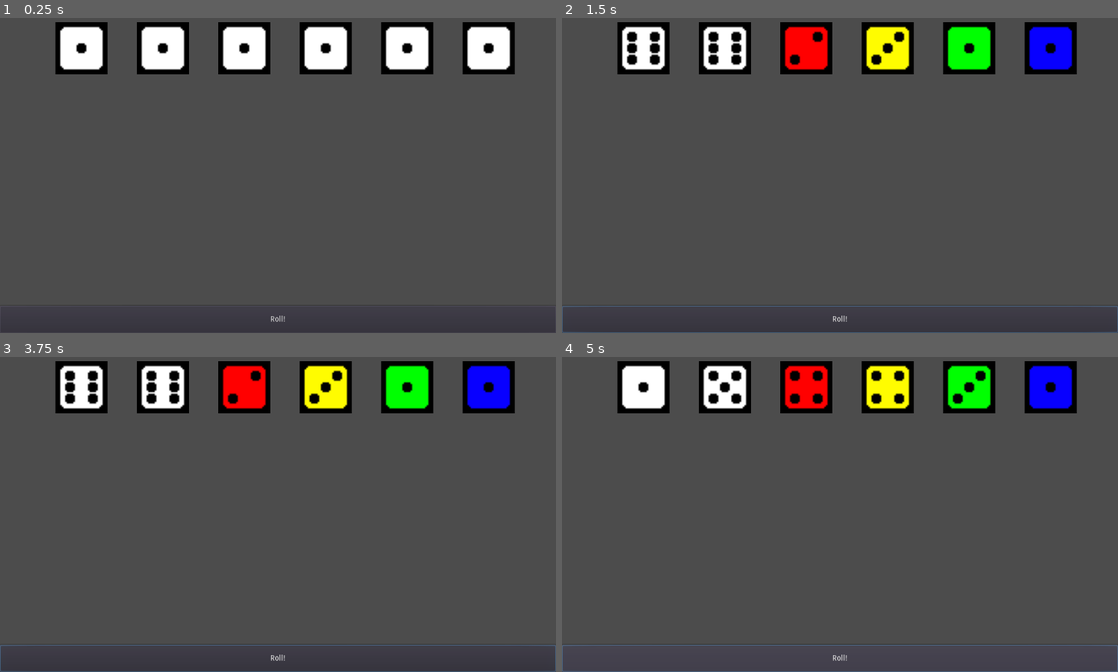
Above: before the commit, frames 1-4 (two rows, left to right).
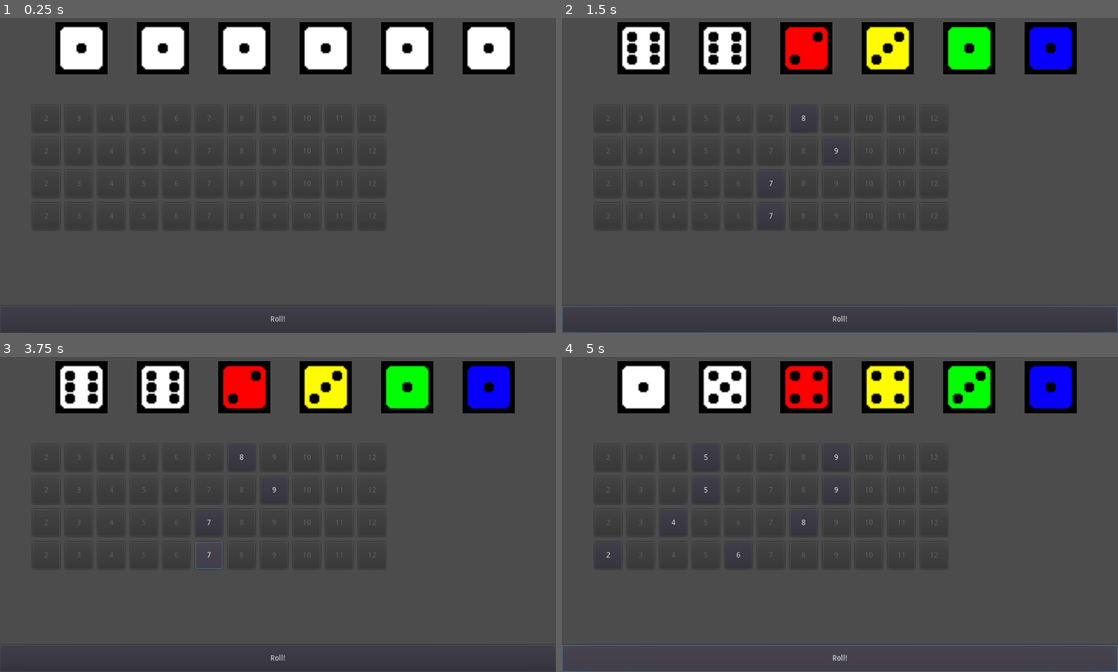
Above: after the commit, the same moments.

Repository: hamzasclone2/qwixxLike
Game: Godot game, scene res://Game.tscn
Two runs of this game, one before a commit and one after it. Both use one fixed random seed, a clock stepped at 60 frames per second and the inputs below. The project has no main scene, so this scene is started directly.
Inputs (mouse positions are in pixels of both pictures, inside the frame that each line leads up to):
- Up to frame 1 (0.25 s): no input
- Up to frame 2 (1.5 s): click "Roll!" at 0.5 s; click (801, 118) at 1.25 s, where only the run after the commit has a clickable "8"
- Up to frame 3 (3.75 s): click (272, 489) at 2 s, where only the run after the commit has a clickable "9"; click (211, 523) at 2.75 s, where only the run after the commit has a clickable "7"; click (211, 555) at 3.5 s, where only the run after the commit has a clickable "7"
- Up to frame 4 (5 s): click "Roll!" at 4.25 s

The runs differ from the first frame. In frame 2, less than 0.1% of the frame differs, in the area x 35-52%, y 30-68%; in frame 3, 0.6%, in the area x 0-100%, y 30-100%; in frame 4, 0.1%.

Commit message:
added buttons on main screen

Diff:
--- a/Game.gd
+++ b/Game.gd
@@ -18,10 +18,20 @@
 var greenDieNum
 var blueDieNum
 
+var redArray = [0, 0, 0, 0, 0, 0, 0, 0, 0, 0, 0, 0, 0]
+var yellowArray = [0, 0, 0, 0, 0, 0, 0, 0, 0, 0, 0, 0, 0]
+var greenArray = [0, 0, 0, 0, 0, 0, 0, 0, 0, 0, 0, 0, 0]
+var blueArray = [0, 0, 0, 0, 0, 0, 0, 0, 0, 0, 0, 0, 0]
+
 func _ready():
 	pass
 
 func rollAll():
+	redArray = [0, 0, 0, 0, 0, 0, 0, 0, 0, 0, 0, 0, 0]
+	yellowArray = [0, 0, 0, 0, 0, 0, 0, 0, 0, 0, 0, 0, 0]
+	greenArray = [0, 0, 0, 0, 0, 0, 0, 0, 0, 0, 0, 0, 0]
+	blueArray = [0, 0, 0, 0, 0, 0, 0, 0, 0, 0, 0, 0, 0]
+
 	rng.randomize()
 
 	whiteDie1Num = rng.randi_range(1, 6)
@@ -58,11 +68,6 @@
 	print("Blue: ", possibleBlue1)
 	print("Blue: ", possibleBlue2)
 
-	var redArray = [0, 0, 0, 0, 0, 0, 0, 0, 0, 0, 0, 0, 0]
-	var yellowArray = [0, 0, 0, 0, 0, 0, 0, 0, 0, 0, 0, 0, 0]
-	var greenArray = [0, 0, 0, 0, 0, 0, 0, 0, 0, 0, 0, 0, 0]
-	var blueArray = [0, 0, 0, 0, 0, 0, 0, 0, 0, 0, 0, 0, 0]
-
 	redArray[possibleRed1] = 1
 	redArray[possibleRed2] = 1
 	yellowArray[possibleYellow1] = 1
@@ -71,6 +76,8 @@
 	greenArray[possibleGreen2] = 1
 	blueArray[possibleBlue1] = 1
 	blueArray[possibleBlue2] = 1
+
+	checkScoreSheet()
 
 	print(redArray)
 	print(yellowArray)
@@ -95,3 +102,33 @@
 
 func _on_rollButton_button_up():
 	rollAll()
+
+func checkScoreSheet():
+	for i in range(2, 13):
+		var red = "Control/RedScores/Red" + str(i)
+		var yellow = "Control/YellowScores/Yellow" + str(i)
+		var green = "Control/GreenScores/Green" + str(i)
+		var blue = "Control/BlueScores/Blue" + str(i)
+		var redNode = get_node(red)
+		var yellowNode = get_node(yellow)
+		var greenNode = get_node(green)
+		var blueNode = get_node(blue)
+		if(redArray[i] == 1):
+			redNode.disabled = false
+		else:
+			redNode.disabled = true
+
+		if(yellowArray[i] == 1):
+			yellowNode.disabled = false
+		else:
+			yellowNode.disabled = true
+
+		if(greenArray[i] == 1):
+			greenNode.disabled = false
+		else:
+			greenNode.disabled = true
+
+		if(blueArray[i] == 1):
+			blueNode.disabled = false
+		else:
+			blueNode.disabled = true
--- a/Game.tscn
+++ b/Game.tscn
@@ -9,6 +9,9 @@
 [node name="Control" type="Control" parent="."]
 anchor_right = 1.0
 anchor_bottom = 1.0
+__meta__ = {
+"_edit_use_anchors_": false
+}
 
 [node name="whiteDie1" type="Sprite" parent="Control"]
 scale = Vector2( 3, 3 )
@@ -39,6 +42,524 @@
 scale = Vector2( 3, 3 )
 texture = ExtResource( 2 )
 offset = Vector2( 300, 25 )
+
+[node name="RedScores" type="Control" parent="Control"]
+anchor_right = 1.0
+anchor_bottom = 1.0
+__meta__ = {
+"_edit_use_anchors_": false
+}
+
+[node name="Red2" type="Button" parent="Control/RedScores"]
+margin_left = 60.0
+margin_top = 180.0
+margin_right = 110.0
+margin_bottom = 230.0
+disabled = true
+text = "2"
+__meta__ = {
+"_edit_use_anchors_": false
+}
+
+[node name="Red3" type="Button" parent="Control/RedScores"]
+margin_left = 120.0
+margin_top = 180.0
+margin_right = 170.0
+margin_bottom = 230.0
+disabled = true
+text = "3"
+__meta__ = {
+"_edit_use_anchors_": false
+}
+
+[node name="Red4" type="Button" parent="Control/RedScores"]
+margin_left = 180.0
+margin_top = 180.0
+margin_right = 230.0
+margin_bottom = 230.0
+disabled = true
+text = "4"
+__meta__ = {
+"_edit_use_anchors_": false
+}
+
+[node name="Red5" type="Button" parent="Control/RedScores"]
+margin_left = 240.0
+margin_top = 180.0
+margin_right = 290.0
+margin_bottom = 230.0
+disabled = true
+text = "5"
+__meta__ = {
+"_edit_use_anchors_": false
+}
+
+[node name="Red6" type="Button" parent="Control/RedScores"]
+margin_left = 300.0
+margin_top = 180.0
+margin_right = 350.0
+margin_bottom = 230.0
+disabled = true
+text = "6"
+__meta__ = {
+"_edit_use_anchors_": false
+}
+
+[node name="Red7" type="Button" parent="Control/RedScores"]
+margin_left = 360.0
+margin_top = 180.0
+margin_right = 410.0
+margin_bottom = 230.0
+disabled = true
+text = "7"
+__meta__ = {
+"_edit_use_anchors_": false
+}
+
+[node name="Red8" type="Button" parent="Control/RedScores"]
+margin_left = 420.0
+margin_top = 180.0
+margin_right = 470.0
+margin_bottom = 230.0
+disabled = true
+text = "8"
+__meta__ = {
+"_edit_use_anchors_": false
+}
+
+[node name="Red9" type="Button" parent="Control/RedScores"]
+margin_left = 480.0
+margin_top = 180.0
+margin_right = 530.0
+margin_bottom = 230.0
+disabled = true
+text = "9"
+__meta__ = {
+"_edit_use_anchors_": false
+}
+
+[node name="Red10" type="Button" parent="Control/RedScores"]
+margin_left = 540.0
+margin_top = 180.0
+margin_right = 590.0
+margin_bottom = 230.0
+disabled = true
+text = "10"
+__meta__ = {
+"_edit_use_anchors_": false
+}
+
+[node name="Red11" type="Button" parent="Control/RedScores"]
+margin_left = 600.0
+margin_top = 180.0
+margin_right = 650.0
+margin_bottom = 230.0
+disabled = true
+text = "11"
+__meta__ = {
+"_edit_use_anchors_": false
+}
+
+[node name="Red12" type="Button" parent="Control/RedScores"]
+margin_left = 660.0
+margin_top = 180.0
+margin_right = 710.0
+margin_bottom = 230.0
+disabled = true
+text = "12"
+__meta__ = {
+"_edit_use_anchors_": false
+}
+
+[node name="YellowScores" type="Control" parent="Control"]
+anchor_right = 1.0
+anchor_bottom = 1.0
+margin_top = 60.0
+margin_bottom = 60.0
+__meta__ = {
+"_edit_use_anchors_": false
+}
+
+[node name="Yellow2" type="Button" parent="Control/YellowScores"]
+margin_left = 60.0
+margin_top = 180.0
+margin_right = 110.0
+margin_bottom = 230.0
+disabled = true
+text = "2"
+__meta__ = {
+"_edit_use_anchors_": false
+}
+
+[node name="Yellow3" type="Button" parent="Control/YellowScores"]
+margin_left = 120.0
+margin_top = 180.0
+margin_right = 170.0
+margin_bottom = 230.0
+disabled = true
+text = "3"
+__meta__ = {
+"_edit_use_anchors_": false
+}
+
+[node name="Yellow4" type="Button" parent="Control/YellowScores"]
+margin_left = 180.0
+margin_top = 180.0
+margin_right = 230.0
+margin_bottom = 230.0
+disabled = true
+text = "4"
+__meta__ = {
+"_edit_use_anchors_": false
+}
+
+[node name="Yellow5" type="Button" parent="Control/YellowScores"]
+margin_left = 240.0
+margin_top = 180.0
+margin_right = 290.0
+margin_bottom = 230.0
+disabled = true
+text = "5"
+__meta__ = {
+"_edit_use_anchors_": false
+}
+
+[node name="Yellow6" type="Button" parent="Control/YellowScores"]
+margin_left = 300.0
+margin_top = 180.0
+margin_right = 350.0
+margin_bottom = 230.0
+disabled = true
+text = "6"
+__meta__ = {
+"_edit_use_anchors_": false
+}
+
+[node name="Yellow7" type="Button" parent="Control/YellowScores"]
+margin_left = 360.0
+margin_top = 180.0
+margin_right = 410.0
+margin_bottom = 230.0
+disabled = true
+text = "7"
+__meta__ = {
+"_edit_use_anchors_": false
+}
+
+[node name="Yellow8" type="Button" parent="Control/YellowScores"]
+margin_left = 420.0
+margin_top = 180.0
+margin_right = 470.0
+margin_bottom = 230.0
+disabled = true
+text = "8"
+__meta__ = {
+"_edit_use_anchors_": false
+}
+
+[node name="Yellow9" type="Button" parent="Control/YellowScores"]
+margin_left = 480.0
+margin_top = 180.0
+margin_right = 530.0
+margin_bottom = 230.0
+disabled = true
+text = "9"
+__meta__ = {
+"_edit_use_anchors_": false
+}
+
+[node name="Yellow10" type="Button" parent="Control/YellowScores"]
+margin_left = 540.0
+margin_top = 180.0
+margin_right = 590.0
+margin_bottom = 230.0
+disabled = true
+text = "10"
+__meta__ = {
+"_edit_use_anchors_": false
+}
+
+[node name="Yellow11" type="Button" parent="Control/YellowScores"]
+margin_left = 600.0
+margin_top = 180.0
+margin_right = 650.0
+margin_bottom = 230.0
+disabled = true
+text = "11"
+__meta__ = {
+"_edit_use_anchors_": false
+}
+
+[node name="Yellow12" type="Button" parent="Control/YellowScores"]
+margin_left = 660.0
+margin_top = 180.0
+margin_right = 710.0
+margin_bottom = 230.0
+disabled = true
+text = "12"
+__meta__ = {
+"_edit_use_anchors_": false
+}
+
+[node name="GreenScores" type="Control" parent="Control"]
+anchor_right = 1.0
+anchor_bottom = 1.0
+margin_top = 120.0
+margin_bottom = 120.0
+__meta__ = {
+"_edit_use_anchors_": false
+}
+
+[node name="Green2" type="Button" parent="Control/GreenScores"]
+margin_left = 60.0
+margin_top = 180.0
+margin_right = 110.0
+margin_bottom = 230.0
+disabled = true
+text = "2"
+__meta__ = {
+"_edit_use_anchors_": false
+}
+
+[node name="Green3" type="Button" parent="Control/GreenScores"]
+margin_left = 120.0
+margin_top = 180.0
+margin_right = 170.0
+margin_bottom = 230.0
+disabled = true
+text = "3"
+__meta__ = {
+"_edit_use_anchors_": false
+}
+
+[node name="Green4" type="Button" parent="Control/GreenScores"]
+margin_left = 180.0
+margin_top = 180.0
+margin_right = 230.0
+margin_bottom = 230.0
+disabled = true
+text = "4"
+__meta__ = {
+"_edit_use_anchors_": false
+}
+
+[node name="Green5" type="Button" parent="Control/GreenScores"]
+margin_left = 240.0
+margin_top = 180.0
+margin_right = 290.0
+margin_bottom = 230.0
+disabled = true
+text = "5"
+__meta__ = {
+"_edit_use_anchors_": false
+}
+
+[node name="Green6" type="Button" parent="Control/GreenScores"]
+margin_left = 300.0
+margin_top = 180.0
+margin_right = 350.0
+margin_bottom = 230.0
+disabled = true
+text = "6"
+__meta__ = {
+"_edit_use_anchors_": false
+}
+
+[node name="Green7" type="Button" parent="Control/GreenScores"]
+margin_left = 360.0
+margin_top = 180.0
+margin_right = 410.0
+margin_bottom = 230.0
+disabled = true
+text = "7"
+__meta__ = {
+"_edit_use_anchors_": false
+}
+
+[node name="Green8" type="Button" parent="Control/GreenScores"]
+margin_left = 420.0
+margin_top = 180.0
+margin_right = 470.0
+margin_bottom = 230.0
+disabled = true
+text = "8"
+__meta__ = {
+"_edit_use_anchors_": false
+}
+
+[node name="Green9" type="Button" parent="Control/GreenScores"]
+margin_left = 480.0
+margin_top = 180.0
+margin_right = 530.0
+margin_bottom = 230.0
+disabled = true
+text = "9"
+__meta__ = {
+"_edit_use_anchors_": false
+}
+
+[node name="Green10" type="Button" parent="Control/GreenScores"]
+margin_left = 540.0
+margin_top = 180.0
+margin_right = 590.0
+margin_bottom = 230.0
+disabled = true
+text = "10"
+__meta__ = {
+"_edit_use_anchors_": false
+}
+
+[node name="Green11" type="Button" parent="Control/GreenScores"]
+margin_left = 600.0
+margin_top = 180.0
+margin_right = 650.0
+margin_bottom = 230.0
+disabled = true
+text = "11"
+__meta__ = {
+"_edit_use_anchors_": false
+}
+
+[node name="Green12" type="Button" parent="Control/GreenScores"]
+margin_left = 660.0
+margin_top = 180.0
+margin_right = 710.0
+margin_bottom = 230.0
+disabled = true
+text = "12"
+__meta__ = {
+"_edit_use_anchors_": false
+}
+
+[node name="BlueScores" type="Control" parent="Control"]
+anchor_right = 1.0
+anchor_bottom = 1.0
+margin_top = 180.0
+margin_bottom = 180.0
+__meta__ = {
+"_edit_use_anchors_": false
+}
+
+[node name="Blue2" type="Button" parent="Control/BlueScores"]
+margin_left = 60.0
+margin_top = 180.0
+margin_right = 110.0
+margin_bottom = 230.0
+disabled = true
+text = "2"
+__meta__ = {
+"_edit_use_anchors_": false
+}
+
+[node name="Blue3" type="Button" parent="Control/BlueScores"]
+margin_left = 120.0
+margin_top = 180.0
+margin_right = 170.0
+margin_bottom = 230.0
+disabled = true
+text = "3"
+__meta__ = {
+"_edit_use_anchors_": false
+}
+
+[node name="Blue4" type="Button" parent="Control/BlueScores"]
+margin_left = 180.0
+margin_top = 180.0
+margin_right = 230.0
+margin_bottom = 230.0
+disabled = true
+text = "4"
+__meta__ = {
+"_edit_use_anchors_": false
+}
+
+[node name="Blue5" type="Button" parent="Control/BlueScores"]
+margin_left = 240.0
+margin_top = 180.0
+margin_right = 290.0
+margin_bottom = 230.0
+disabled = true
+text = "5"
+__meta__ = {
+"_edit_use_anchors_": false
+}
+
+[node name="Blue6" type="Button" parent="Control/BlueScores"]
+margin_left = 300.0
+margin_top = 180.0
+margin_right = 350.0
+margin_bottom = 230.0
+disabled = true
+text = "6"
+__meta__ = {
+"_edit_use_anchors_": false
+}
+
+[node name="Blue7" type="Button" parent="Control/BlueScores"]
+margin_left = 360.0
+margin_top = 180.0
+margin_right = 410.0
+margin_bottom = 230.0
+disabled = true
+text = "7"
+__meta__ = {
+"_edit_use_anchors_": false
+}
+
+[node name="Blue8" type="Button" parent="Control/BlueScores"]
+margin_left = 420.0
+margin_top = 180.0
+margin_right = 470.0
+margin_bottom = 230.0
+disabled = true
+text = "8"
+__meta__ = {
+"_edit_use_anchors_": false
+}
+
+[node name="Blue9" type="Button" parent="Control/BlueScores"]
+margin_left = 480.0
+margin_top = 180.0
+margin_right = 530.0
+margin_bottom = 230.0
+disabled = true
+text = "9"
+__meta__ = {
+"_edit_use_anchors_": false
+}
+
+[node name="Blue10" type="Button" parent="Control/BlueScores"]
+margin_left = 540.0
+margin_top = 180.0
+margin_right = 590.0
+margin_bottom = 230.0
+disabled = true
+text = "10"
+__meta__ = {
+"_edit_use_anchors_": false
+}
+
+[node name="Blue11" type="Button" parent="Control/BlueScores"]
+margin_left = 600.0
+margin_top = 180.0
+margin_right = 650.0
+margin_bottom = 230.0
+disabled = true
+text = "11"
+__meta__ = {
+"_edit_use_anchors_": false
+}
+
+[node name="Blue12" type="Button" parent="Control/BlueScores"]
+margin_left = 660.0
+margin_top = 180.0
+margin_right = 710.0
+margin_bottom = 230.0
+disabled = true
+text = "12"
+__meta__ = {
+"_edit_use_anchors_": false
+}
 
 [node name="rollButton" type="Button" parent="Control"]
 anchor_top = 1.0
